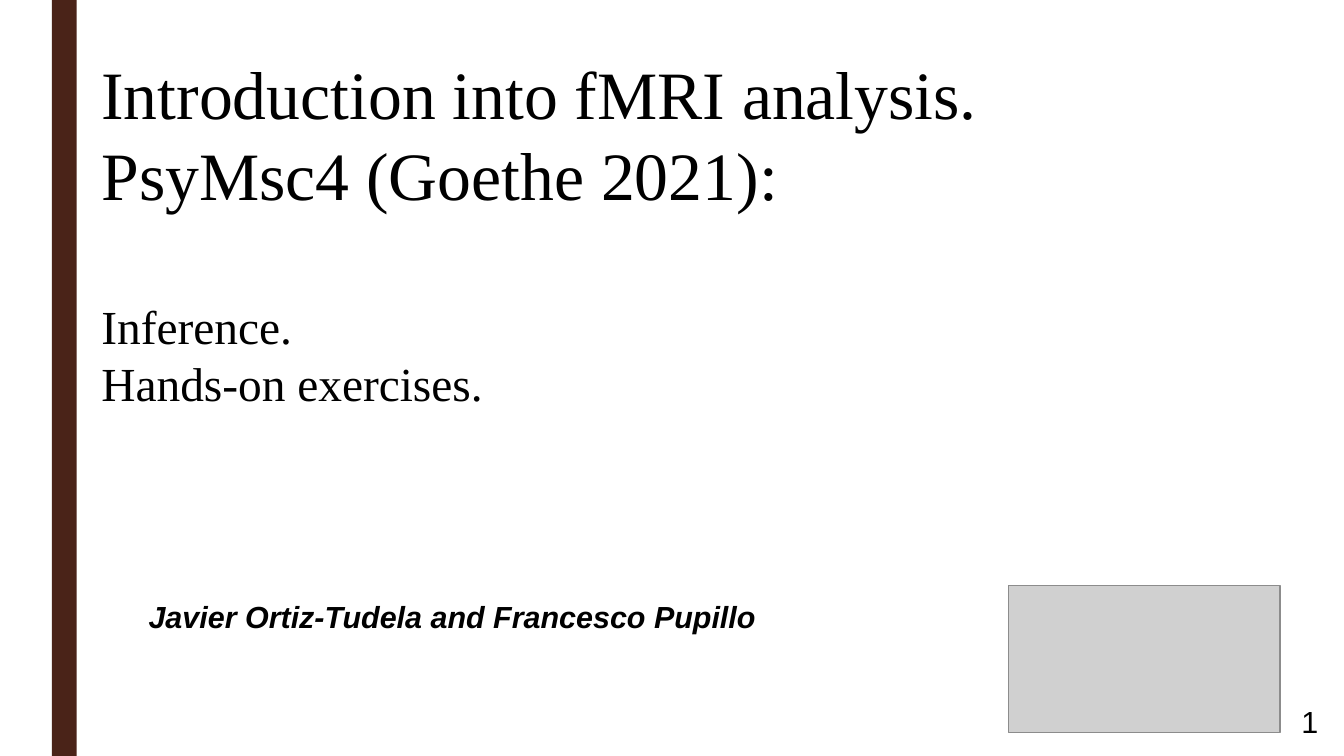
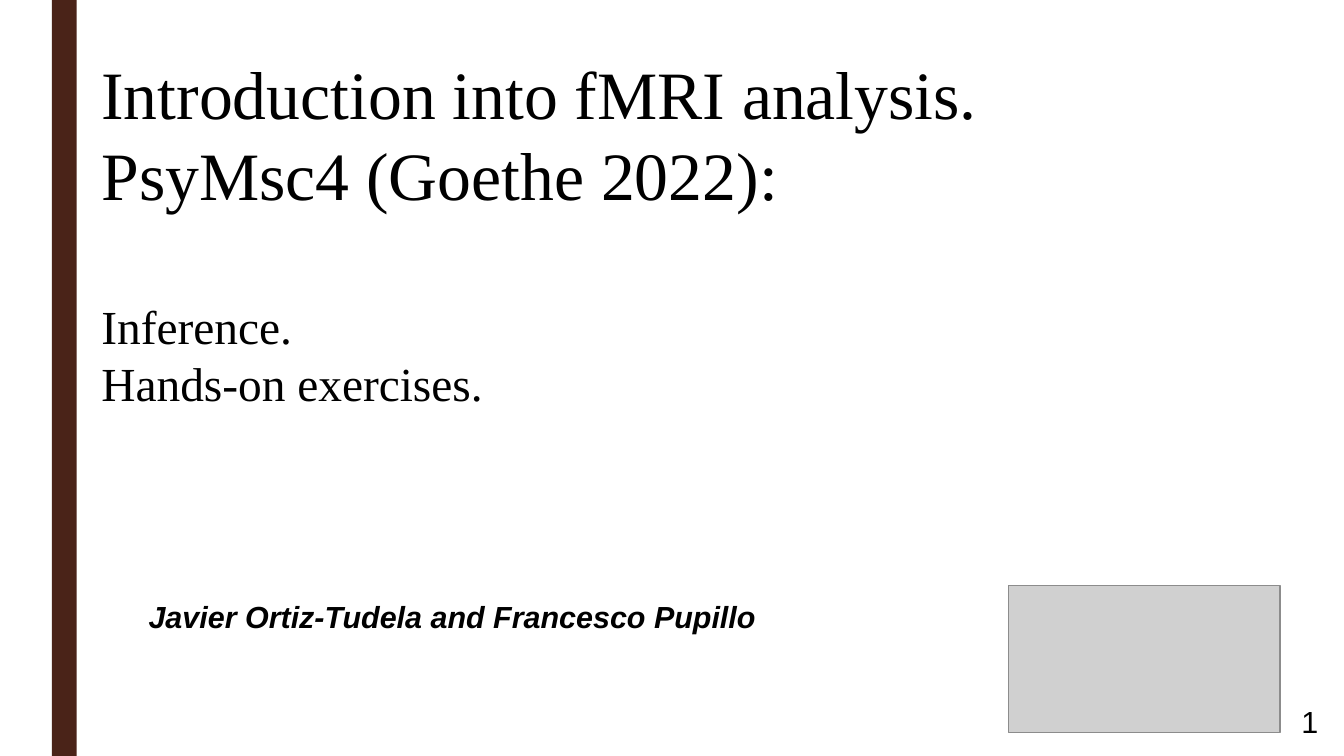
Before and after one commit to ortiztud/fmri_analysis_intro, a slide deck: slide 1 of slides/slides_session-3_hands-on.ppt. Drawn at 1344x756 pixels with LibreOffice and Linux fonts; fonts in the diff are those of the drawing; grey boxes stand for pictures; background and template pictures are left out. Boxes give left, top, right and bottom in pixels: in the first picture for what was removed or moved away, otherwise in the second. Text is boxed around its words. In the diff, an @@ line names an element or a change of style, - is before the commit and + after.

Commit message:
update slides session 3

```diff
--- a/slides/slides_session-3_hands-on.ppt
+++ b/slides/slides_session-3_hands-on.ppt
@@ text at bbox=[101, 71, 977, 214]: text changed @@
-Introduction into fMRI analysis. PsyMsc4 (Goethe 2021):
+Introduction into fMRI analysis. PsyMsc4 (Goethe 2022):
```
Also in this commit, not shown: 1 other file.
